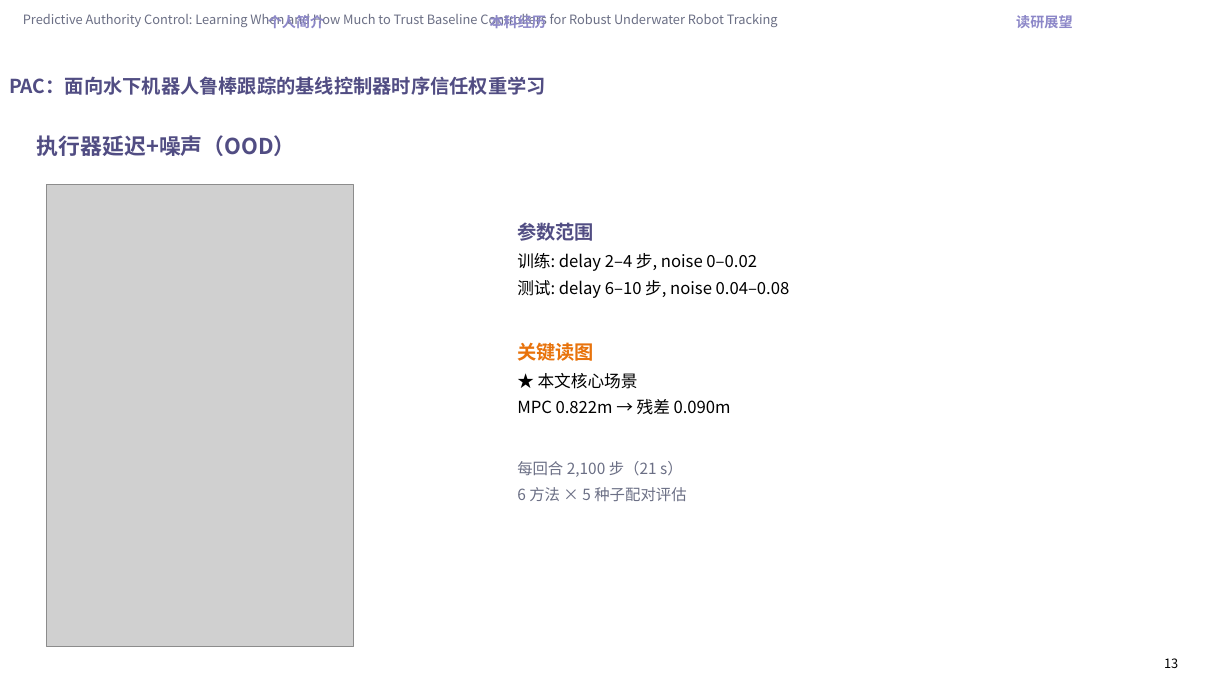
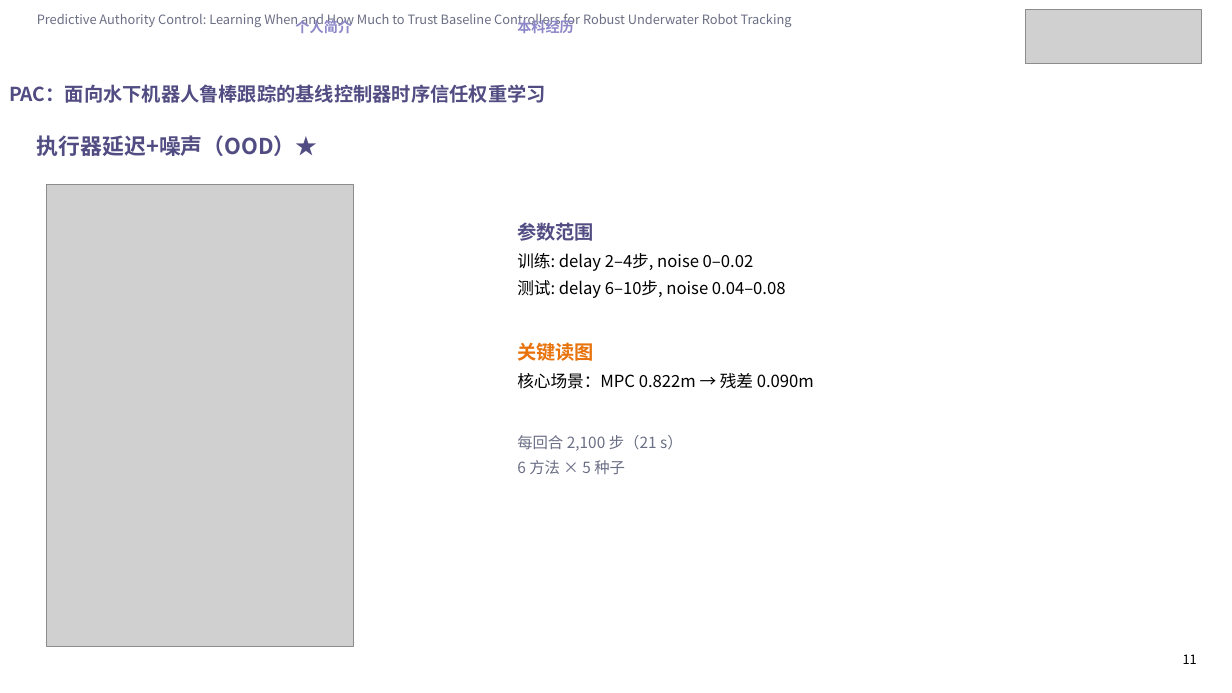
Before and after one commit to Jiacheng-Tian/predictive-authority-control, a slide deck: slide 11 of paper/PAC_组会答辩_完整版.pptx (slide 13 before the commit). Drawn at 1232x693 pixels with LibreOffice and Linux fonts; fonts in the diff are those of the drawing; grey boxes stand for pictures. Boxes give left, top, right and bottom in pixels: in the first picture for what was removed or moved away, otherwise in the second. Text is boxed around its words. In the diff, an @@ line names an element or a change of style, - is before the commit and + after.

```diff
--- a/paper/PAC_组会答辩_完整版.pptx
+++ b/paper/PAC_组会答辩_完整版.pptx
@@ text "Predictive Authority Control: Learning When ...": place and size @@
-text "Predictive Authority Control: Learning When ..." at bbox=[23, 13, 778, 28]
+text "Predictive Authority Control: Learning When ..." at bbox=[37, 13, 792, 28]
@@ text "个人简介": place and size @@
-text "个人简介" at bbox=[268, 14, 325, 28]
+text "个人简介" at bbox=[295, 18, 352, 33]
@@ text "本科经历" rewrapped from bbox=[490, 14, 547, 28] to bbox=[517, 18, 574, 36] @@
@@ text removed at bbox=[1016, 15, 1073, 28] @@
-读研展望
@@ picture added at bbox=[1026, 9, 1202, 64] @@
@@ text "PAC：面向水下机器人鲁棒跟踪的基线控制器时序信任权重学习": place and size @@
-text "PAC：面向水下机器人鲁棒跟踪的基线控制器时序信任权重学习" at bbox=[9, 76, 546, 95]
+text "PAC：面向水下机器人鲁棒跟踪的基线控制器时序信任权重学习" at bbox=[9, 84, 546, 103]
@@ text at bbox=[37, 135, 318, 156]: text changed @@
-执行器延迟+噪声（OOD）
+执行器延迟+噪声（OOD）★
@@ text at bbox=[517, 253, 786, 298]: spaces changed @@
-训练: delay 2–4 步, noise 0–0.02
-测试: delay 6–10 步, noise 0.04–0.08
+训练: delay 2–4步, noise 0–0.02
+测试: delay 6–10步, noise 0.04–0.08
@@ text at bbox=[517, 373, 814, 474]: text changed @@
-★ 本文核心场景
-MPC 0.822m → 残差 0.090m
-每回合 2,100 步（21 s）
-6 方法 × 5 种子配对评估
+核心场景：MPC 0.822m → 残差 0.090m
+每回合 2,100 步（21 s）
+6 方法 × 5 种子
@@ text removed at bbox=[1164, 658, 1178, 668] @@
-13
@@ text added at bbox=[1183, 654, 1197, 664], 10 pt, text #000000 @@
+11
```
Also in this commit, not shown: 16 other slides changed, 2 slides added, 3 slides removed, 1 other file.
